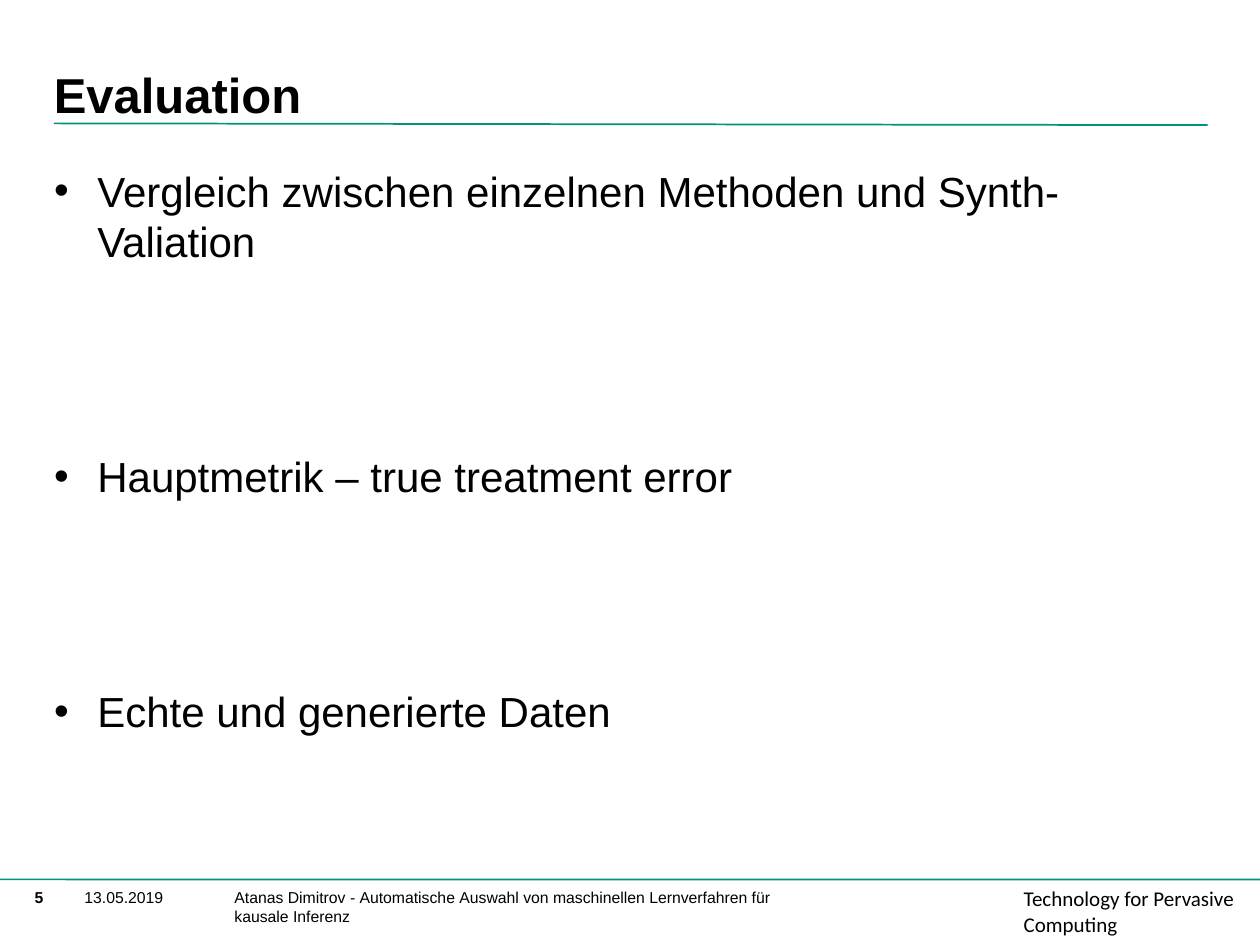
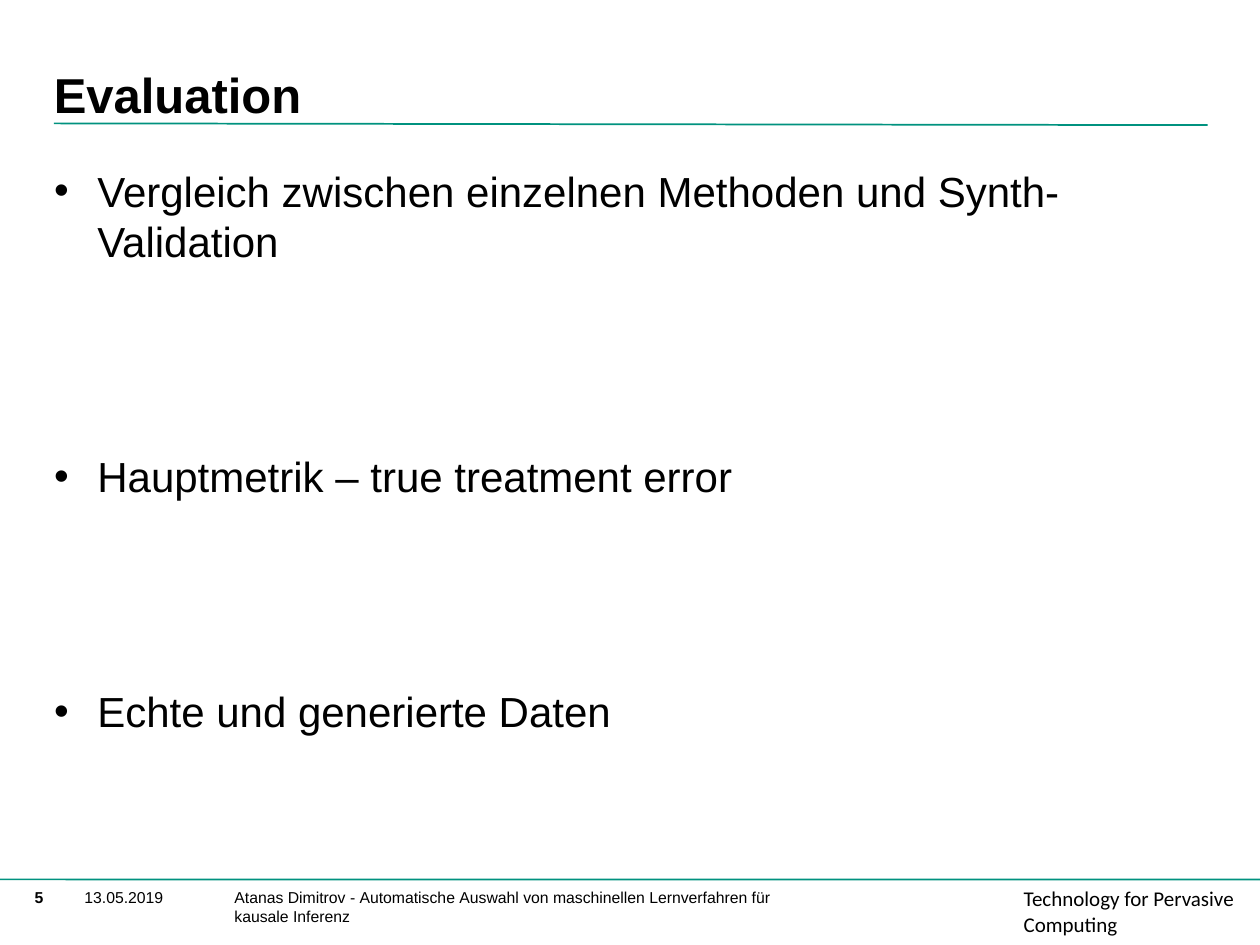
Before and after one commit to naskoD/bachelorThesis, a slide deck: slide 5 of Antrittsvortrag/Antrittsvortrag.pptx. Drawn at 1260x945 pixels with LibreOffice and Linux fonts; fonts in the diff are those of the drawing; background and template pictures are left out. Boxes give left, top, right and bottom in pixels: in the first picture for what was removed or moved away, otherwise in the second. Text is boxed around its words. In the diff, an @@ line names an element or a change of style, - is before the commit and + after.

Commit message:
Little corrections

```diff
--- a/Antrittsvortrag/Antrittsvortrag.pptx
+++ b/Antrittsvortrag/Antrittsvortrag.pptx
@@ text at bbox=[97, 176, 1059, 258]: text changed @@
-• Vergleich zwischen einzelnen Methoden und Synth-Valiation
+• Vergleich zwischen einzelnen Methoden und Synth-Validation
```
